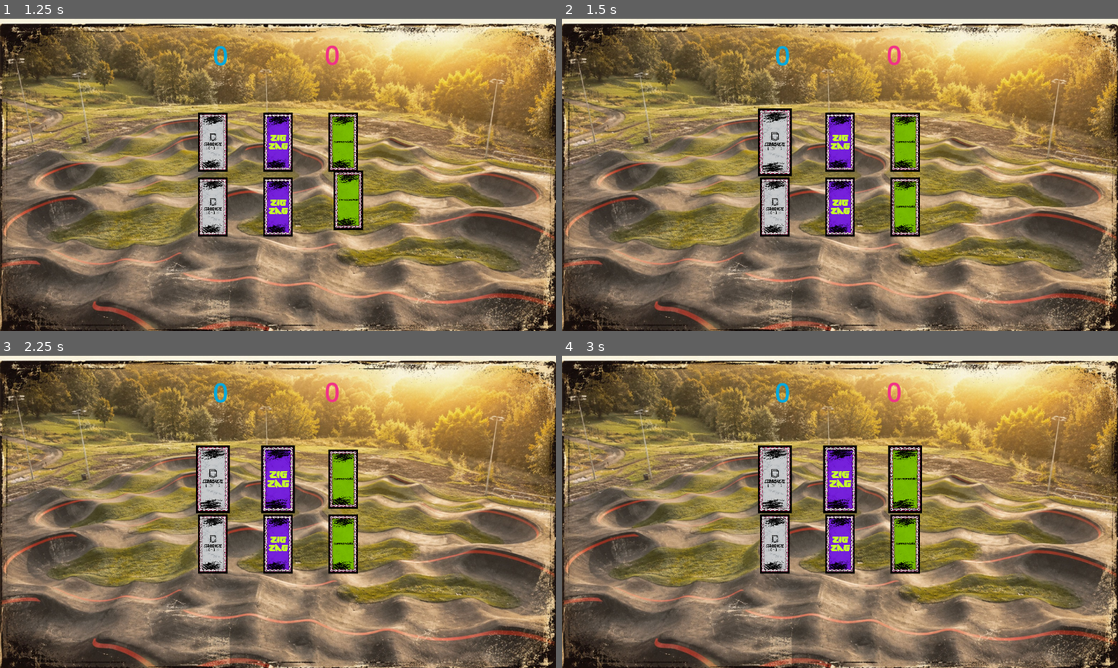
Above: before the commit, frames 1-4 (two rows, left to right).
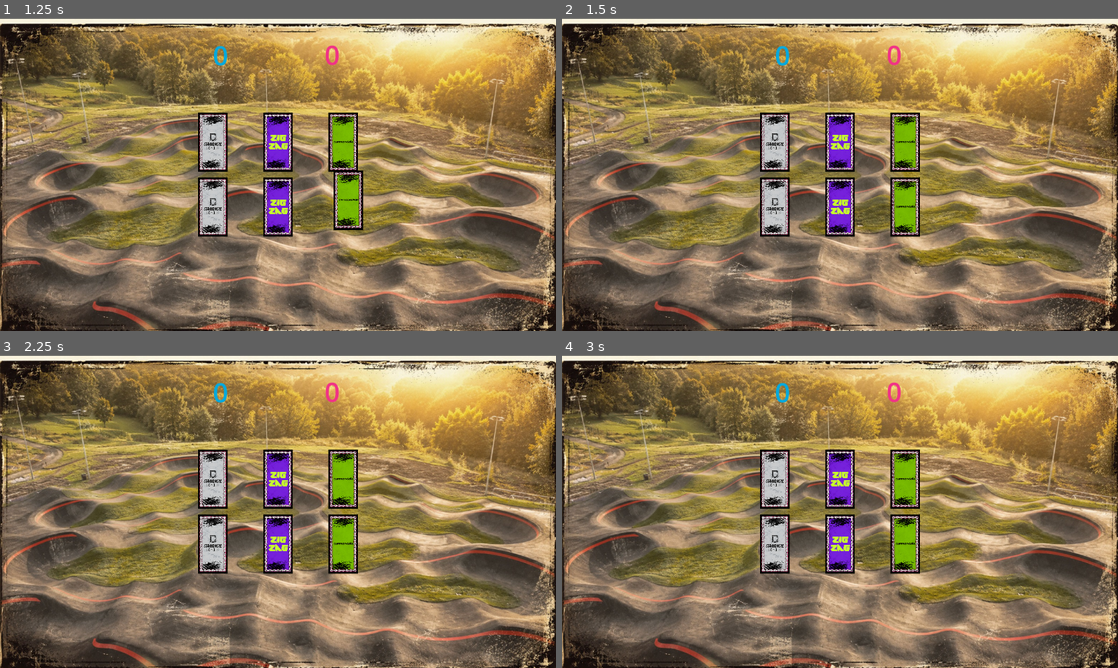
Above: after the commit, the same moments.

Repository: Gi0vai123/Memory_Cycling_TCC
Game: Godot game, scene res://scenes/duelo-advinho.tscn
The game is run twice, just before and just after one commit, with the same random seed, the same clock (stepped at 60 frames per second) and the same inputs. This scene is started directly instead of the project's main scene.
Inputs (mouse positions are in pixels of both pictures, inside the frame that each line leads up to):
- Up to frame 1 (1.25 s): tap Enter (ui_accept) at 0.5 s; move the mouse to (205, 149) at 0.52 s; hold Enter (ui_accept) from 0.53 s (still down); click (205, 149) at 0.67 s
- Up to frame 2 (1.5 s): move the mouse to (840, 143) at 1.27 s; release Enter (ui_accept) at 1.28 s; tap Enter (ui_accept) at 1.35 s; click (840, 143) at 1.42 s
- Up to frame 3 (2.25 s): tap Enter (ui_accept) at 1.52, 1.82, 2 s; move the mouse to (344, 480) at 2.02 s; hold Enter (ui_accept) from 2.03 s (still down); click (344, 480) at 2.17 s
- Up to frame 4 (3 s): move the mouse to (773, 542) at 2.77 s; release Enter (ui_accept) at 2.78 s; tap Enter (ui_accept) at 2.85 s; click (773, 542) at 2.92 s

Frame 1 is identical in both runs. In frame 2, 0.9% of the frame differs, in the area x 35-42%, y 28-51%; in frame 3, 1.8%; in frame 4, 2.7%, in the area x 35-65%, y 28-51%.

Commit message:
Padroniza escala de repouso das cartas para evitar tamanho inconsistente apos hover

Diff:
--- a/scripts/cartas-duelo.gd
+++ b/scripts/cartas-duelo.gd
@@ -50,7 +50,7 @@
 	21: "res://prefabs/frente-cartas/frente-carta-21.jpg",
 }
 
-const SCALE_REPOUSO := Vector2(0.8, 0.8)
+const SCALE_REPOUSO := Vector2(0.7, 0.7)
 const SCALE_HOVER   := Vector2(1.0, 1.0)
 
 const COR_FOCO_AZUL := Color(0.55, 0.85, 1.0, 1.0)
@@ -160,7 +160,7 @@
 		.set_trans(Tween.TRANS_SINE).set_ease(Tween.EASE_IN)
 	await t2.finished
 	virando = false
-	if not mouse_dentro and scale != Vector2(0.7, 0.7):
+	if not mouse_dentro and scale != SCALE_REPOUSO:
 		if tween_hover: tween_hover.kill()
 		tween_hover = create_tween()
 		tween_hover.tween_property(self, "scale", SCALE_REPOUSO, 0.12)
@@ -207,7 +207,7 @@
 		z_index = z_original
 		if tween_hover: tween_hover.kill()
 		tween_hover = create_tween()
-		tween_hover.tween_property(self, "scale", Vector2(0.7, 0.7), 0.15)
+		tween_hover.tween_property(self, "scale", SCALE_REPOUSO, 0.15)
 		parar_rotacao()
 
 func _aplicar_cor_foco():
--- a/scripts/funcCarta.gd
+++ b/scripts/funcCarta.gd
@@ -159,7 +159,7 @@
 		.set_trans(Tween.TRANS_SINE).set_ease(Tween.EASE_IN)
 	await t2.finished
 	virando = false
-	if not mouse_dentro and scale != Vector2(0.7, 0.7):
+	if not mouse_dentro and scale != SCALE_REPOUSO:
 		if tween_hover: tween_hover.kill()
 		tween_hover = create_tween()
 		tween_hover.tween_property(self, "scale", SCALE_REPOUSO, 0.12)
@@ -206,7 +206,7 @@
 		z_index = z_original
 		if tween_hover: tween_hover.kill()
 		tween_hover = create_tween()
-		tween_hover.tween_property(self, "scale", Vector2(0.7, 0.7), 0.15)
+		tween_hover.tween_property(self, "scale", SCALE_REPOUSO, 0.15)
 		parar_rotacao()
 
 func _aplicar_cor_foco():
